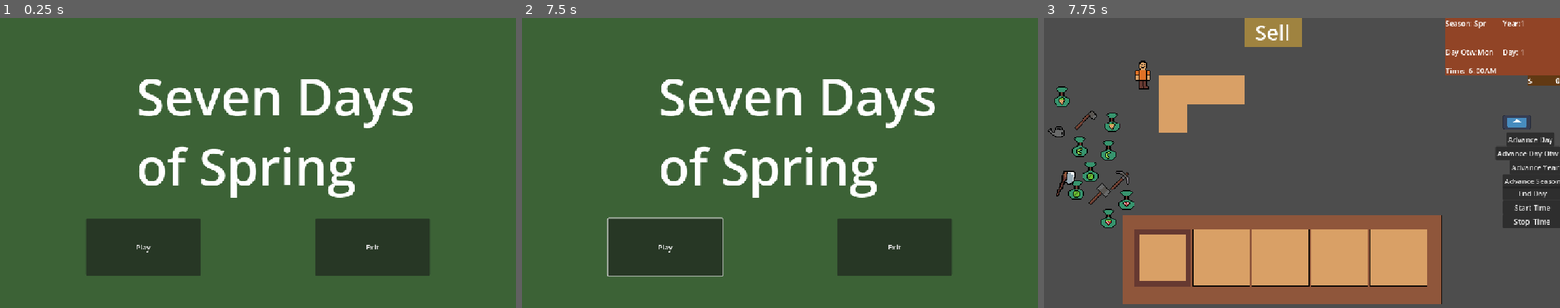
Above: before the commit, frames 1-3 (left to right).
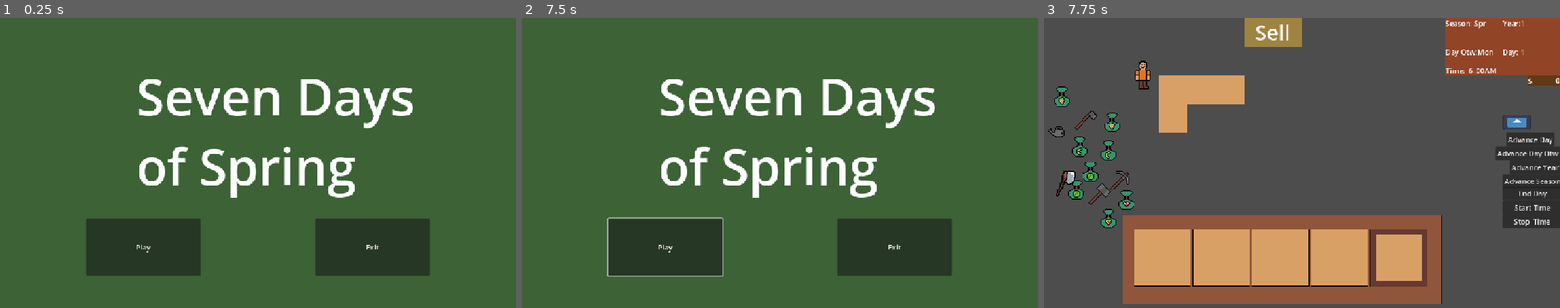
Above: after the commit, the same moments.

Repository: lbelford-udel/204-s26-example-projects
Game: Godot game, scene res://title.tscn
Same seed, same stepped clock (60 frames per second), same inputs: the game is played once before the commit and once after it. The engine's default icon, where the game draws it, is replaced by a stand-in: a white triangle on a blue panel in a dark square.
Inputs (mouse positions are in pixels of both pictures, inside the frame that each line leads up to):
- Up to frame 1 (0.25 s): no input
- Up to frame 2 (7.5 s): click "Play" at 0.5 s; click "Play" at 1.25 s; tap Enter (ui_accept) at 2, 2.27, 2.75, 3.02, 3.5, 4.25, 4.52, 5, 5.27, 5.75, 6.02 s; move the mouse to (893, 148) at 2.02 s; hold X (inventoryRight) 2.03-3.53 s; tap Q (drop_item) every 1.5 s from 2.1 to 6.6 s; click (893, 148) at 2.17 s; move the mouse to (676, 177) at 2.77 s; click (676, 177) at 2.85 s; move the mouse to (831, 99) at 3.52 s; hold Z (inventoryLeft) 3.53-4.28 s; move the mouse to (754, 221) at 4.27 s; hold X (inventoryRight) 4.28-5.78 s; click (754, 221) at 4.35 s; move the mouse to (934, 206) at 5.02 s; tap E (inventory) at 5.65 s; move the mouse to (625, 119) at 5.77 s; hold Z (inventoryLeft) 5.78-6.53 s; click (625, 119) at 5.85 s; tap Tab (next_inventory_row) at 6.4 s; move the mouse to (805, 163) at 6.52 s; hold X (inventoryRight) 6.53-7.28 s; click (805, 163) at 6.67 s; move the mouse to (702, 90) at 7.27 s; hold Z (inventoryLeft) from 7.28 s (still down); click (702, 90) at 7.35 s
- Up to frame 3 (7.75 s): keep holding Z (inventoryLeft); tap Enter (ui_accept) at 7.52 s

Frames 1-2 are identical in both runs. In frame 3, 1.5% of the frame differs, in the area x 17-75%, y 72-93%.

Commit message:
Highlights wrong slot on start

Diff:
--- a/internship-farming-game-main/internship-farming-game/inventory/inventory_ui.gd
+++ b/internship-farming-game-main/internship-farming-game/inventory/inventory_ui.gd
@@ -86,7 +86,7 @@
 
 
 func initialize_active_inventory():
-	inventory.slots[0].is_active = true
+	inventory.slots[4].is_active = true
 	update_slots()
 
 # I1
